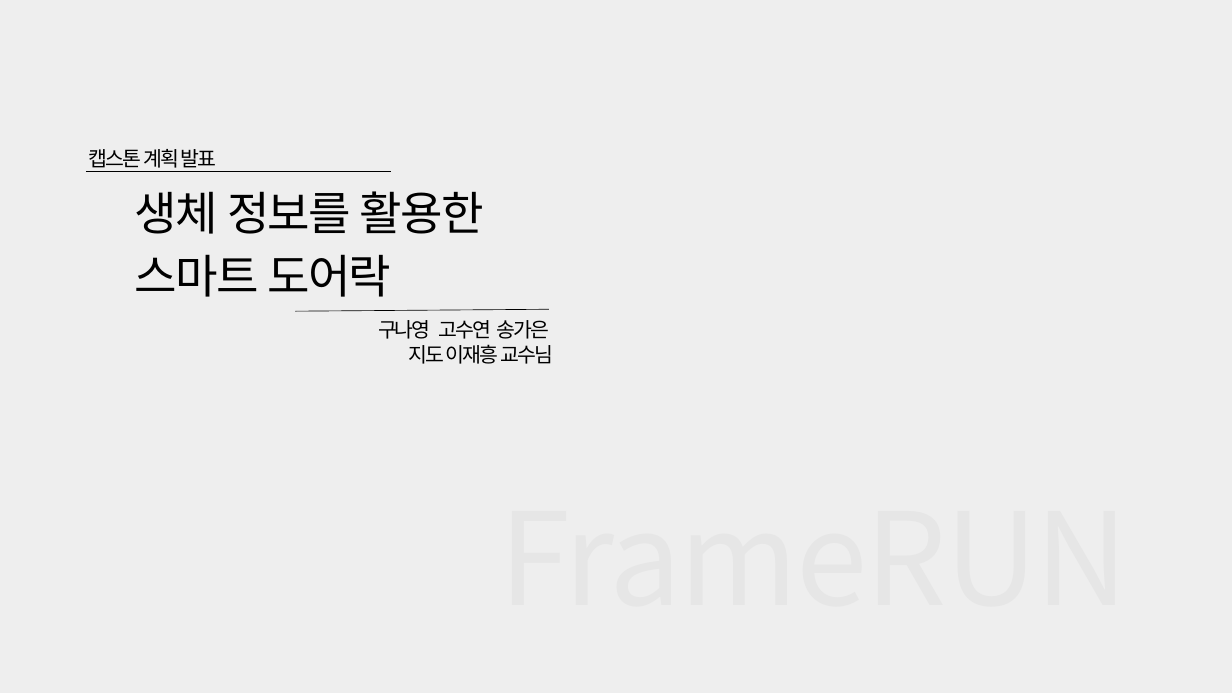
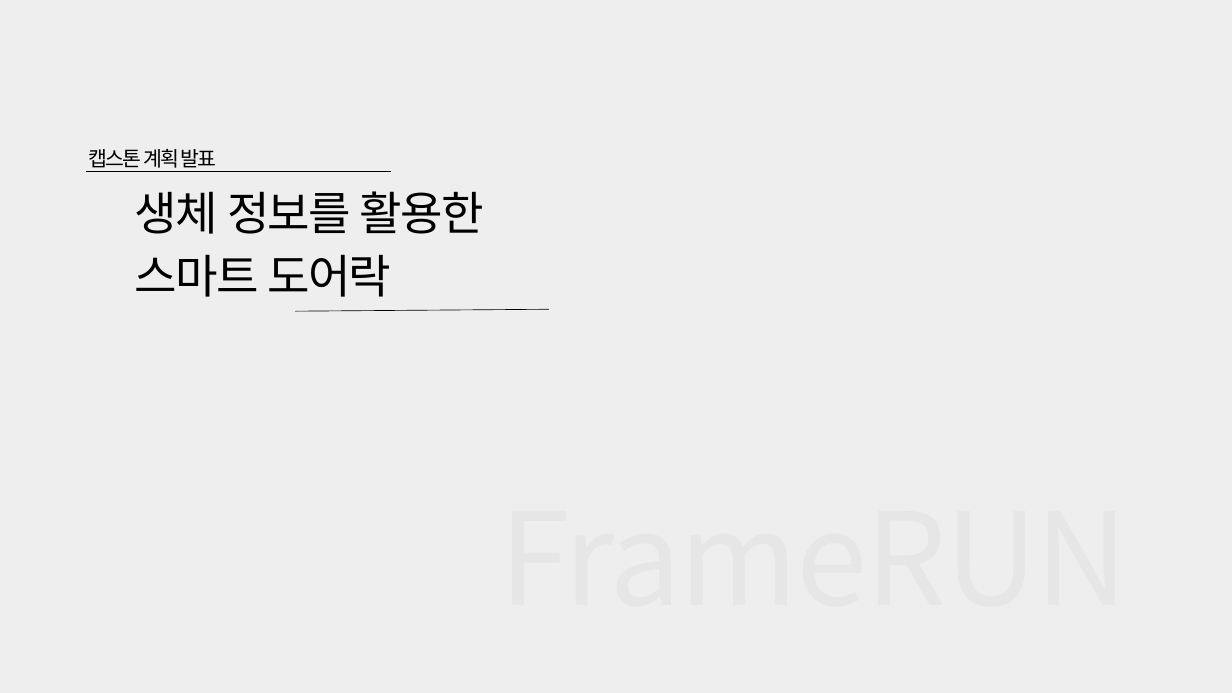
Before and after one commit to HBNU-SWUNIV/come-capstone23-framerun, a slide deck: slide 1 of 002 Presentation/캡스톤1-계획발표-FrameRUN.pptx. Drawn at 1232x693 pixels with LibreOffice and Linux fonts; fonts in the diff are those of the drawing. Boxes give left, top, right and bottom in pixels: in the first picture for what was removed or moved away, otherwise in the second. Text is boxed around its words. In the diff, an @@ line names an element or a change of style, - is before the commit and + after.

```diff
--- a/002 Presentation/캡스톤1-계획발표-FrameRUN.pptx
+++ b/002 Presentation/캡스톤1-계획발표-FrameRUN.pptx
@@ text removed at [378, 320, 553, 364] @@
-구나영 고수연 송가은
-지도 이재흥 교수님
```
